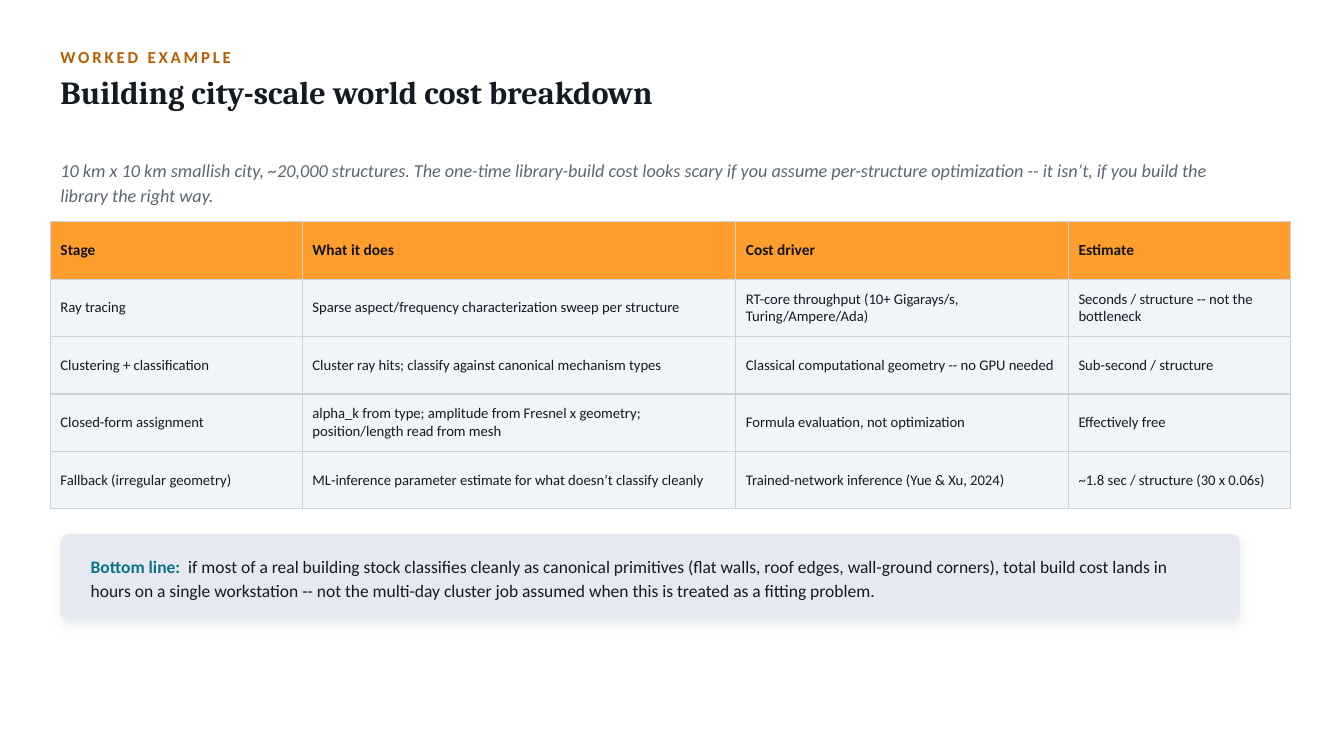
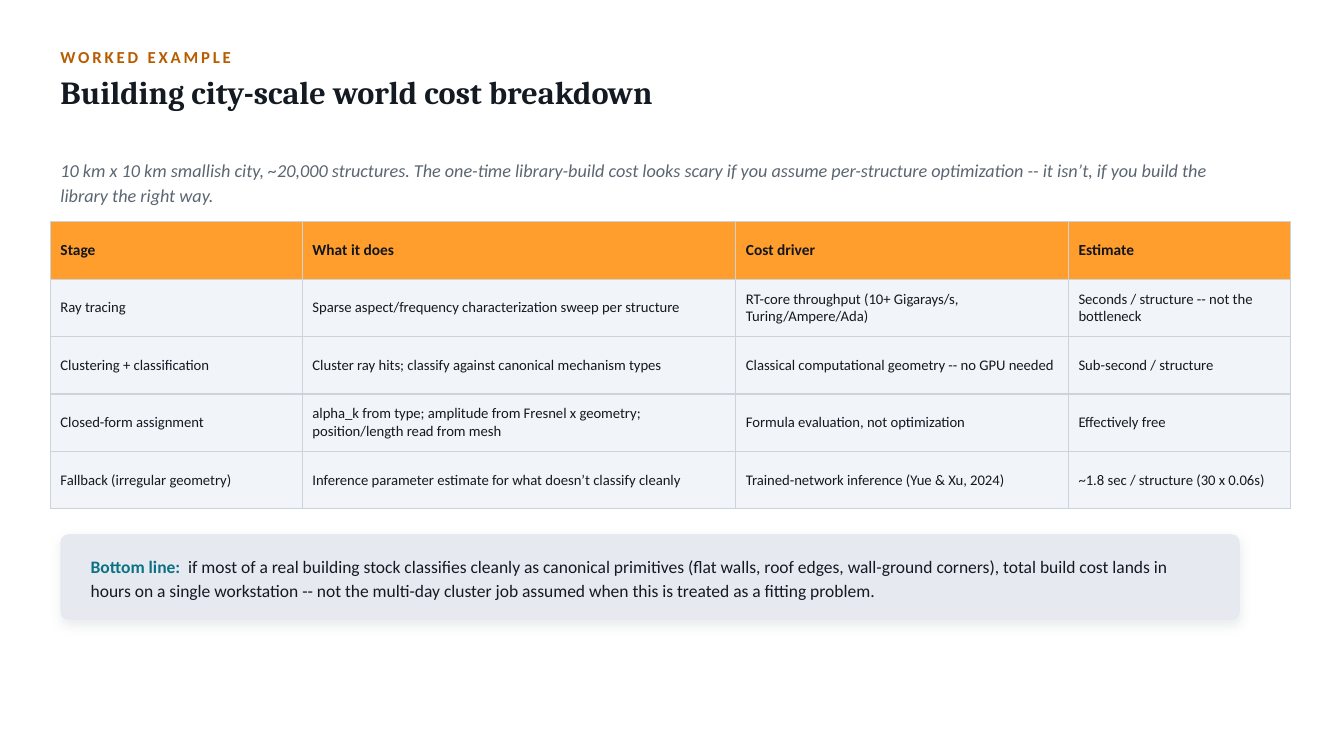
Before and after one commit to dphilli1-00/portfolio, a slide deck: slide 9 of beyond SARCASTIC.pptx. Drawn at 1344x756 pixels with LibreOffice and Linux fonts; fonts in the diff are those of the drawing. Boxes give left, top, right and bottom in pixels: in the first picture for what was removed or moved away, otherwise in the second. Text is boxed around its words. In the diff, an @@ line names an element or a change of style, - is before the commit and + after.

```diff
--- a/beyond SARCASTIC.pptx
+++ b/beyond SARCASTIC.pptx
@@ table at <box>50,222,1291,509</box> @@
-row 5, column 2: ML-inference parameter estimate for what doesn’t classify cleanly
+row 5, column 2: Inference parameter estimate for what doesn’t classify cleanly
```
Also in this commit, not shown: 9 other slides changed, 2 slides added, 19 other files.
